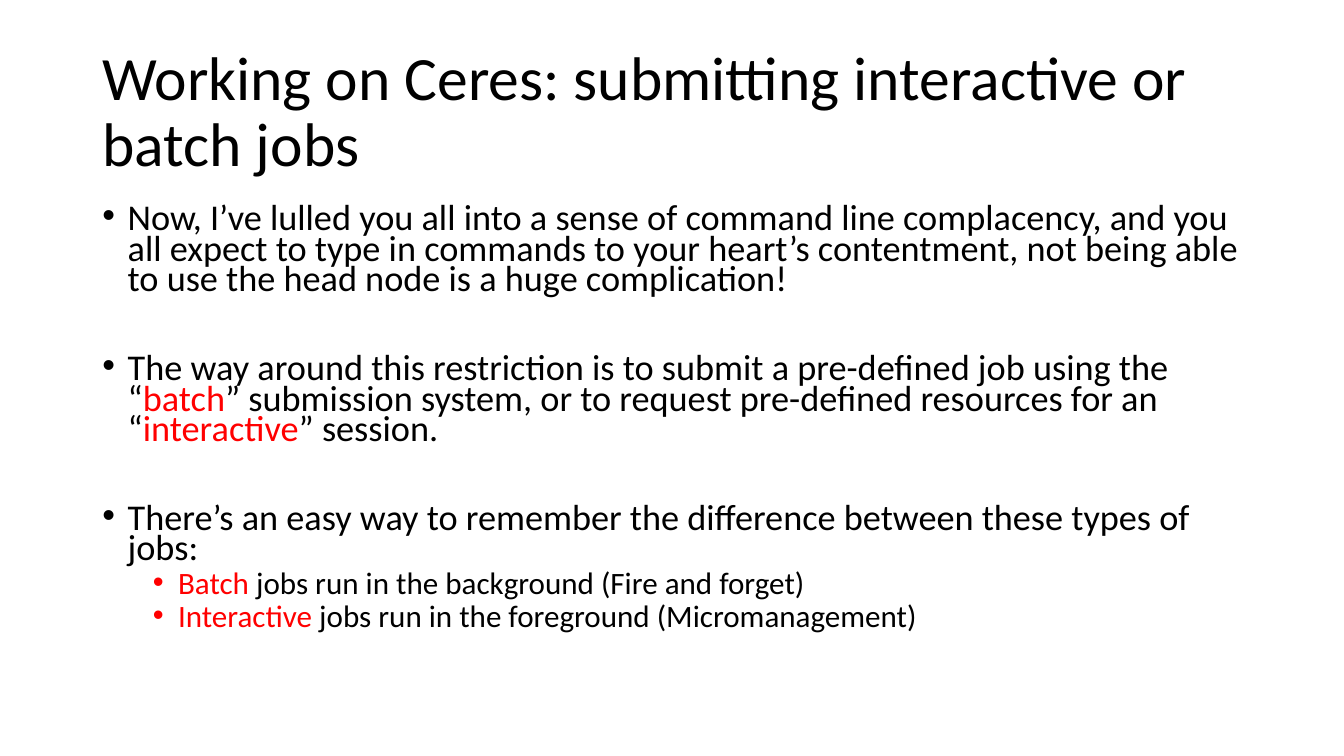
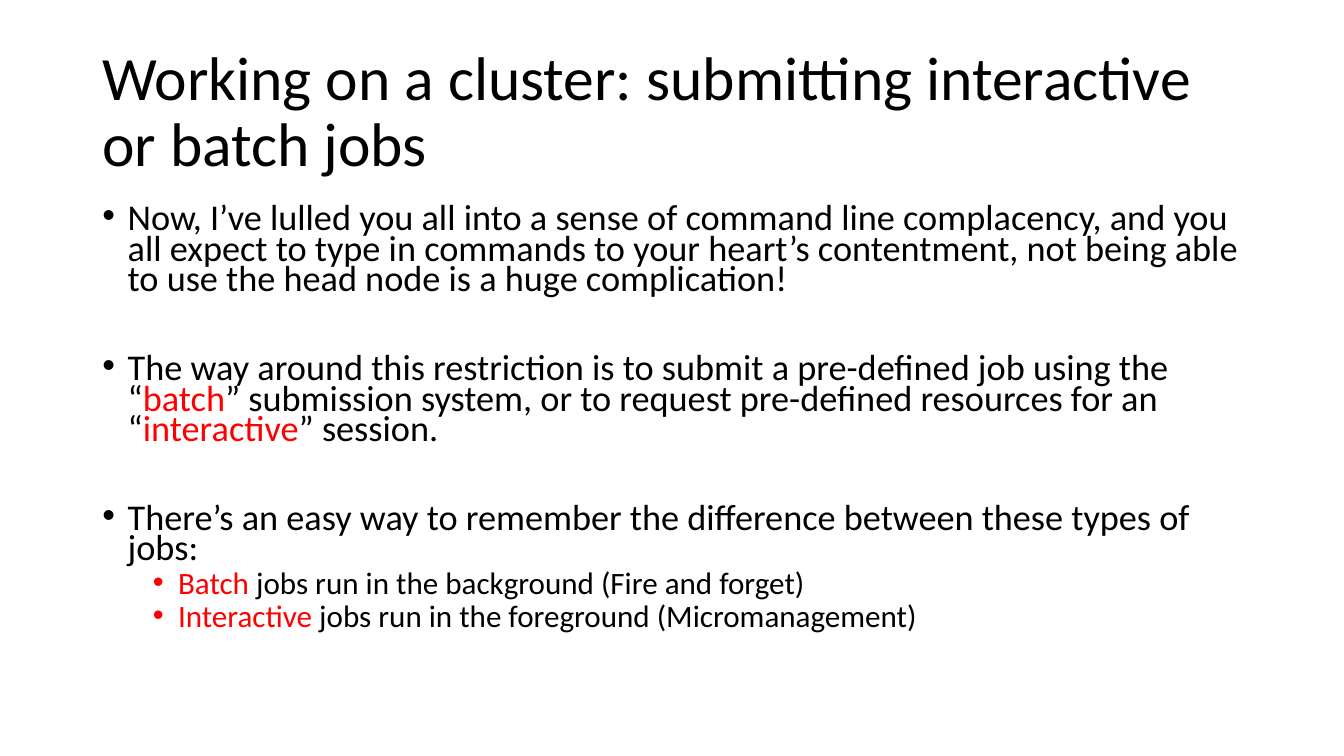
Before and after one commit to haibol2016/BioinformaticsTrainingWorkshop, a slide deck: slide 31 of 1.Unix/presentations/advanced_command_line_tutorial.pptx (slide 28 before the commit). Drawn at 1344x756 pixels with LibreOffice and Linux fonts; fonts in the diff are those of the drawing. Boxes give left, top, right and bottom in pixels: in the first picture for what was removed or moved away, otherwise in the second. Text is boxed around its words. In the diff, an @@ line names an element or a change of style, - is before the commit and + after.

```diff
--- a/1.Unix/presentations/advanced_command_line_tutorial.pptx
+++ b/1.Unix/presentations/advanced_command_line_tutorial.pptx
@@ title at [102, 57, 1190, 177]: text changed @@
-Working on Ceres: submitting interactive or batch jobs
+Working on a cluster: submitting interactive or batch jobs
```
Also in this commit, not shown: 25 other slides changed, 6 slides added, 2 slides removed, 3 other files.
